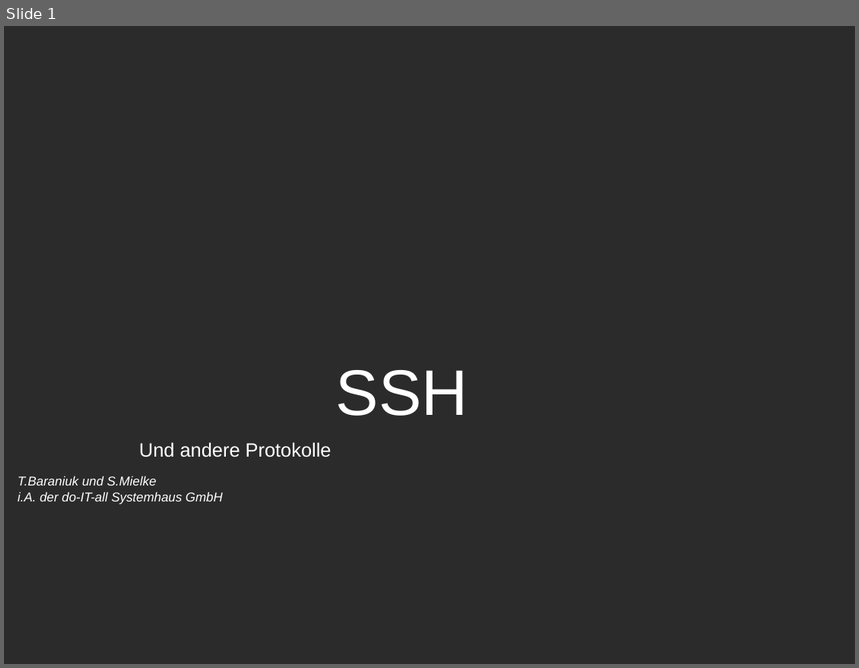
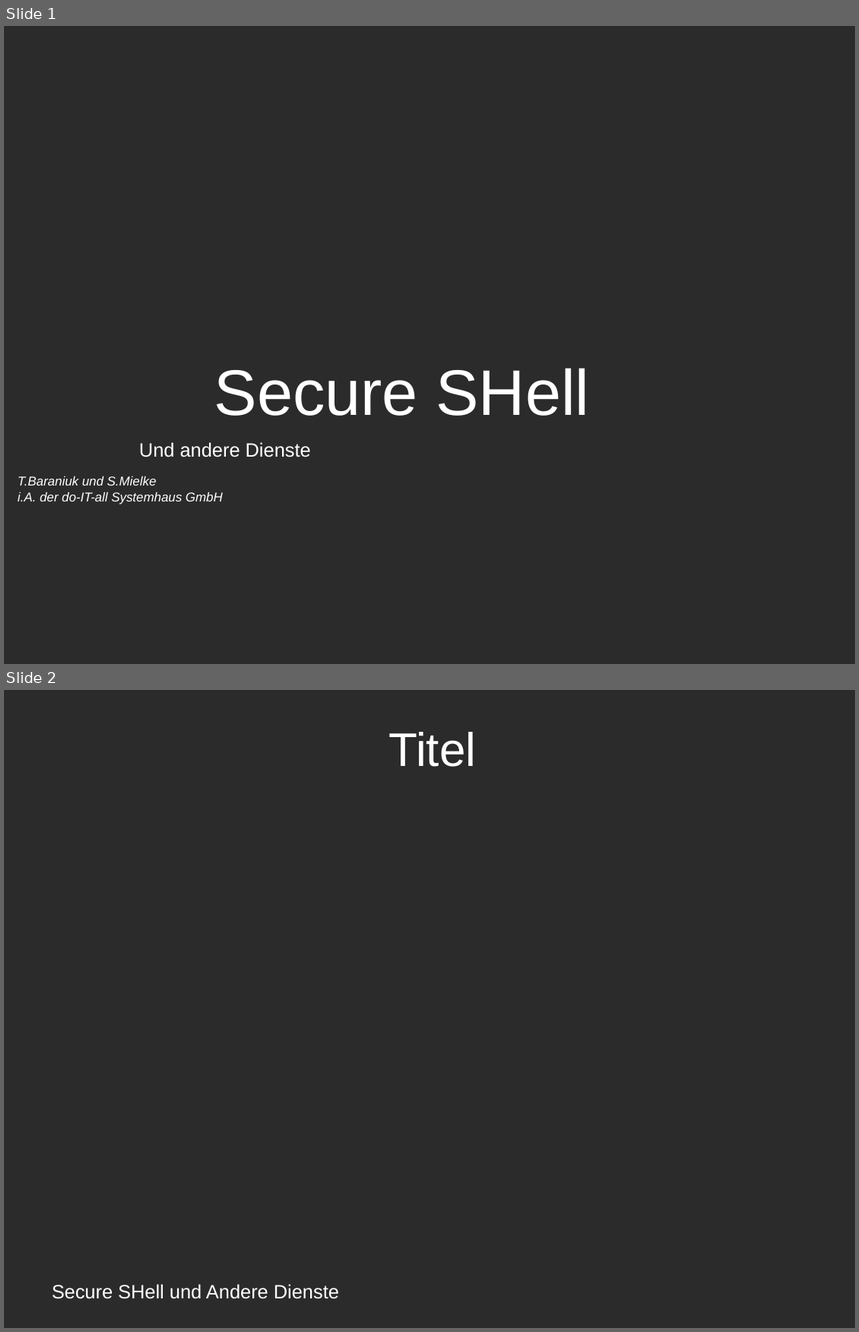
Before and after one commit to amlispolska/SSH-Projekt, a slide deck: ssh-presentation.odp. Shown one above the other, each under a label of ours: slide 1 before the commit, slides 1 and 2 after it. The pictures are 859x668 and 859x1332 pixels, drawn with LibreOffice and Linux fonts; fonts in the diff are those of the drawing; background and template pictures are left out; a plain dark background stands for a picture behind light text. Boxes give left, top, right and bottom in pixels: in the first picture for what was removed or moved away, otherwise in the second. Text is boxed around its words. In the diff, an @@ line names an element or a change of style, - is before the commit and + after.

```diff
--- a/ssh-presentation.odp
+++ b/ssh-presentation.odp
@@ slide 2 added at <box>4,690,855,1328</box>, background picture (left out) @@
@@ title added at <box>389,732,476,767</box>, 44 pt, text #FFFFFF @@
+Titel
@@ text added at <box>52,1284,339,1300</box>, 18 pt, text #FFFFFF @@
+Secure SHell und Andere Dienste
@@ slide 1 changed as well @@
@@ title at <box>215,368,590,416</box>: text changed @@
-SSH
+Secure SHell
@@ text at <box>139,442,311,458</box>: text changed @@
-Und andere Protokolle
+Und andere Dienste
```
Also in this commit, not shown: 8 other slides changed, 3 other slides added, 2 slides removed, 1 other file.
